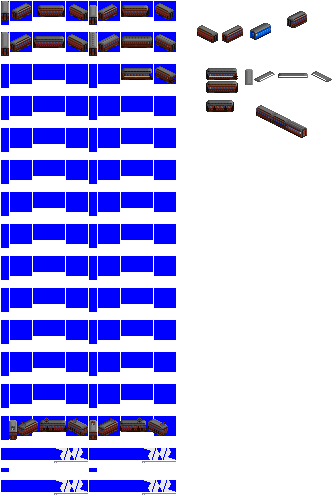
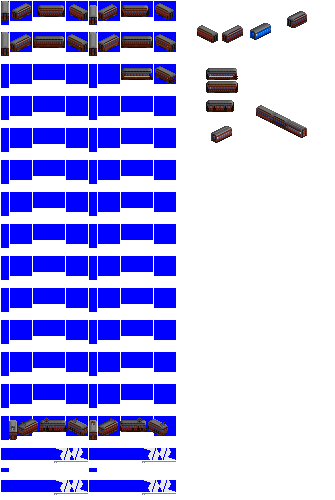
The second 335 × 500 image is a revision of the first. Changes to its layers:
hid "roofs" over (1, 32, 332, 143)
painted on "20m steel" over (1, 38, 271, 143)
